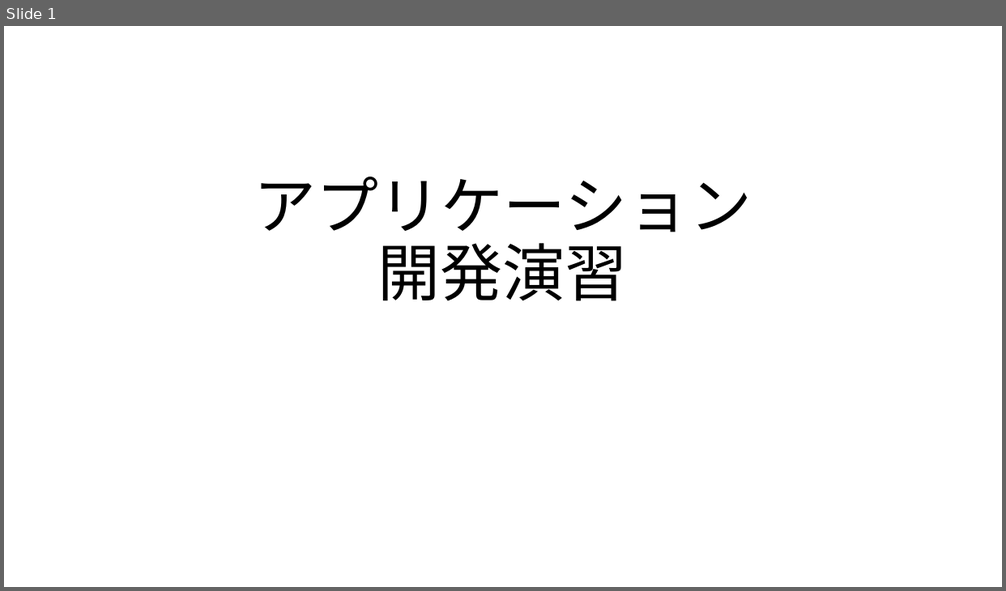
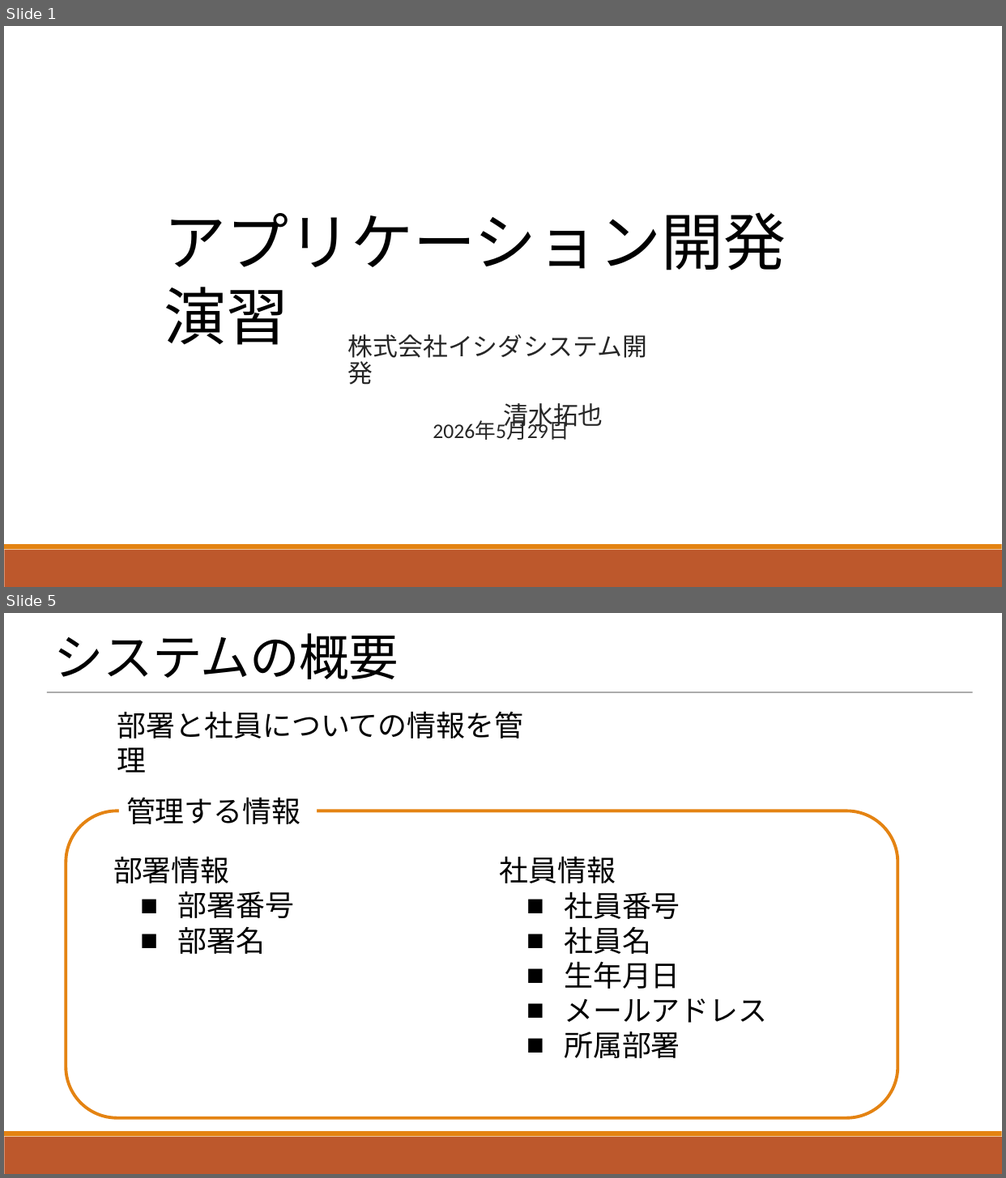
Before and after one commit to STHub65536/csharp_training_202605, a slide deck: docs/04_presentation/アプリケーション開発演習プレゼンテーション.pptx. Shown one above the other, each under a label of ours: slide 1 before the commit, slides 1 and 5 after it; the slides between them are not shown. The pictures are 1006x591 and 1006x1178 pixels, drawn with LibreOffice and Linux fonts; fonts in the diff are those of the drawing. Boxes give left, top, right and bottom in pixels: in the first picture for what was removed or moved away, otherwise in the second. Text is boxed around its words. In the diff, an @@ line names an element or a change of style, - is before the commit and + after.

```diff
--- a/docs/04_presentation/アプリケーション開発演習プレゼンテーション.pptx
+++ b/docs/04_presentation/アプリケーション開発演習プレゼンテーション.pptx
@@ slide 5 added at [4,613,1002,1174], background #FFFFFF; not listed: 2 template elements that a slide beside it also shows @@
@@ text added at [54,633,398,679], 48 pt, text #000000 @@
+システムの概要
@@ line added from (47, 692) to (973, 692), #000000 1 pt @@
@@ text added at [117,711,523,739], 28 pt, text #000000 @@
+部署と社員についての情報を管理
@@ text added at [126,797,300,824], 28 pt, text #000000 @@
+管理する情報
@@ rounded rectangle added at [66,811,898,1118], fill #FFFFFF, outline #E48312 3 pt @@
@@ text added at [113,856,230,884], 28 pt, text #000000 @@
+部署情報
@@ text added at [500,856,616,884], 28 pt, text #000000 @@
+社員情報
@@ text added at [178,892,295,954], 28 pt, text #000000 @@
+■ 部署番号
+■ 部署名
@@ text added at [564,892,767,1059], 28 pt, text #000000 @@
+■ 社員番号
+■ 社員名
+■ 生年月日
+■ メールアドレス
+■ 所属部署
@@ slide 1 changed as well @@
@@ text "アプリケーション開発演習" at [164,212,786,345]: vertical alignment bottom to top @@
@@ text at [164,212,786,345]: text changed; font Noto Sans CJK JP to Calibri @@
-アプリケーション
-開発演習
+アプリケーション開発演習
@@ text added at [348,335,647,431], 24 pt, text #262626 @@
+  株式会社イシダシステム開発
+  清水拓也
@@ text added at [432,421,569,440], 20 pt, text #262626 @@
+2026年5月29日
@@ rectangle added at [4,550,1002,587], fill #BD582C @@
@@ rectangle added at [4,544,1002,550], fill #E48312 @@
```
Also in this commit, not shown: 23 other slides added.
